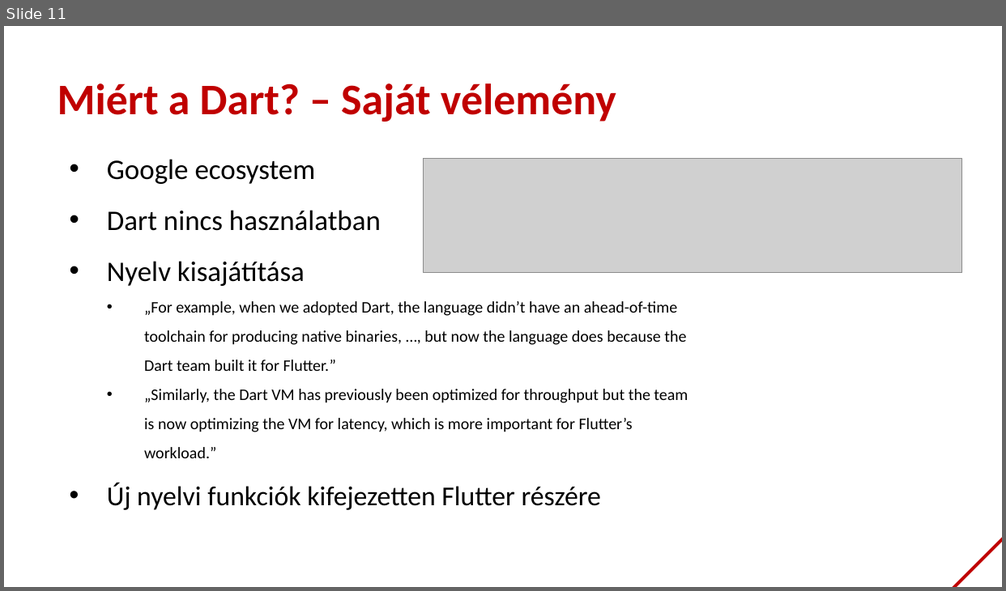
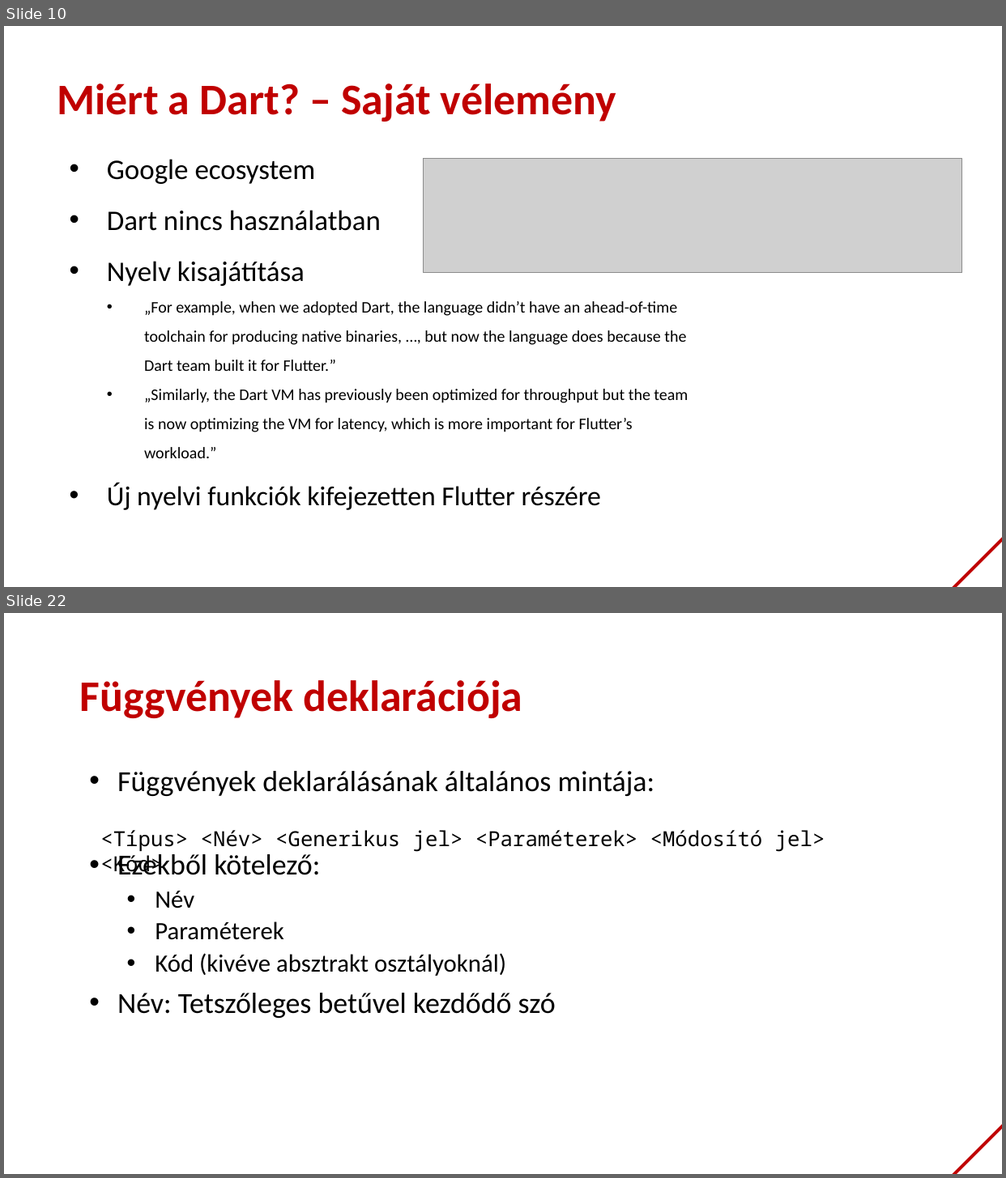
Before and after one commit to bmeaut/VIAUAV45, a slide deck: extras/lecture_01_2021.pptx. Shown one above the other, each under a label of ours: slide 11 before the commit, slides 10 and 22 after it; the slides between them are not shown. The pictures are 1006x591 and 1006x1178 pixels, drawn with LibreOffice and Linux fonts; fonts in the diff are those of the drawing; grey boxes stand for pictures; background and template pictures are left out. Boxes give left, top, right and bottom in pixels: in the first picture for what was removed or moved away, otherwise in the second. Text is boxed around its words. In the diff, an @@ line names an element or a change of style, - is before the commit and + after.

```diff
--- a/extras/lecture_01_2021.pptx
+++ b/extras/lecture_01_2021.pptx
@@ slide 22 added at (4, 613, 1002, 1174), background #FFFFFF; not listed: 1 template element that a slide beside it also shows @@
@@ title added at (80, 680, 522, 718), 42 pt, text #C00000, bold @@
+Függvények deklarációja
@@ text added at (117, 771, 655, 1018), 28 pt, text #000000 @@
+• Függvények deklarálásának általános mintája:
+• Ezekből kötelező:
+  • Név
+  • Paraméterek
+  • Kód (kivéve absztrakt osztályoknál)
+• Név: Tetszőleges betűvel kezdődő szó
@@ text added at (100, 830, 825, 875), 20 pt, text #000000 @@
+<Típus> <Név> <Generikus jel> <Paraméterek> <Módosító jel> <Kód>
@@ what was slide 11 is now slide 10 @@
```
Also in this commit, not shown: 1 slide changed, 30 other slides added, 1 slide removed.
